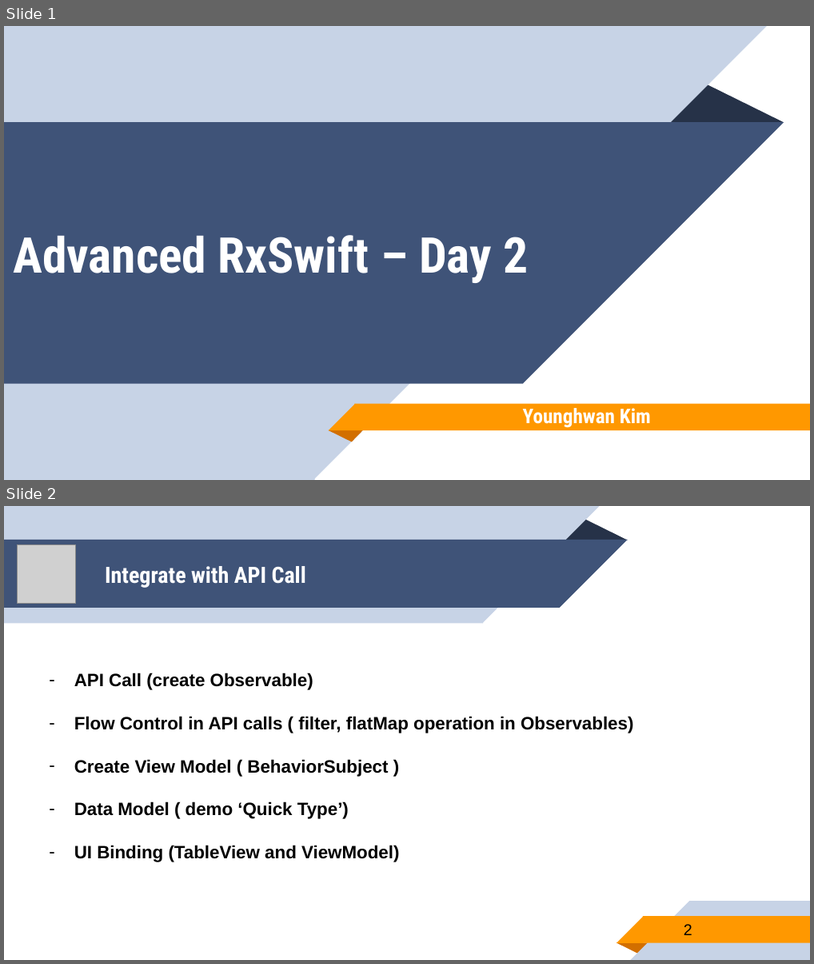
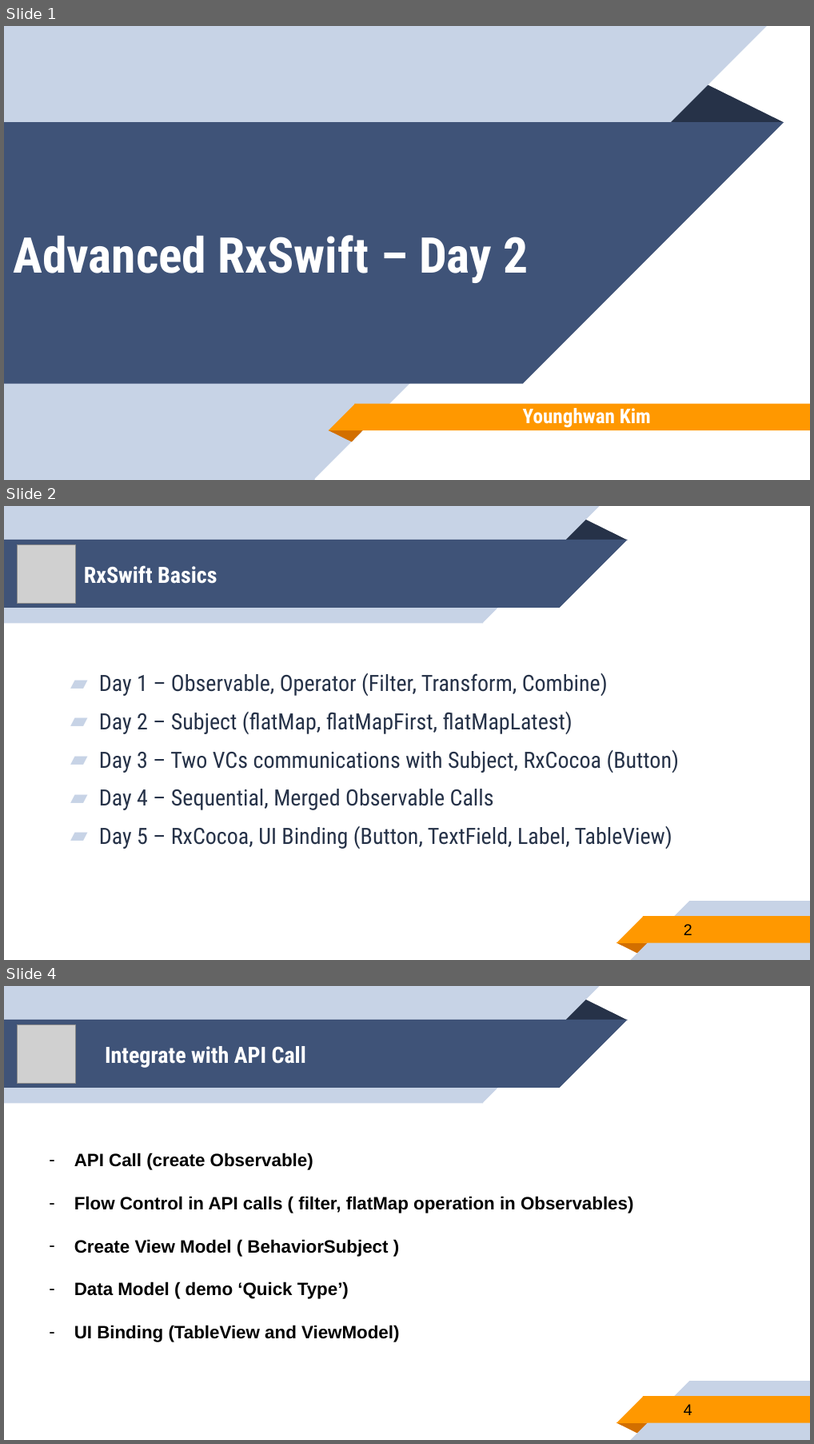
Before and after one commit to younghwankim/RxSwiftClass, a slide deck: AdvancedRxSwift/day2/AdvancedRxSwift2.pptx. Shown one above the other, each under a label of ours: slides 1 and 2 before the commit, slides 1, 2 and 4 after it; the slides between them are not shown. The pictures are 814x964 and 814x1444 pixels, drawn with LibreOffice and Linux fonts; fonts in the diff are those of the drawing; grey boxes stand for pictures. Boxes give left, top, right and bottom in pixels: in the first picture for what was removed or moved away, otherwise in the second. Text is boxed around its words. In the diff, an @@ line names an element or a change of style, - is before the commit and + after.

Commit message:
Advanced RxSwift Day3 - ActivityIndicator

```diff
--- a/AdvancedRxSwift/day2/AdvancedRxSwift2.pptx
+++ b/AdvancedRxSwift/day2/AdvancedRxSwift2.pptx
@@ slide 2 added at bbox=[4, 506, 810, 960], background #FFFFFF; not listed: 10 template elements that a slide beside it also shows @@
@@ picture added at bbox=[18, 544, 77, 604] @@
@@ title added at bbox=[84, 565, 217, 584], 20 pt, text #FFFFFF, bold @@
+RxSwift Basics
@@ text added at bbox=[99, 673, 679, 848], 20 pt, text #263248 @@
+▰ Day 1 – Observable, Operator (Filter, Transform, Combine)
+▰ Day 2 – Subject (flatMap, flatMapFirst, flatMapLatest)
+▰ Day 3 – Two VCs communications with Subject, RxCocoa (Button)
+▰ Day 4 – Sequential, Merged Observable Calls
+▰ Day 5 – RxCocoa, UI Binding (Button, TextField, Label, TableView)
@@ page number added at bbox=[684, 924, 693, 935], 14 pt, text #000000 @@
+2
@@ what was slide 2 is now slide 4 @@
@@ page number at bbox=[684, 1404, 693, 1415]: text changed @@
-2
+4
```
Also in this commit, not shown: 1 other slide added, 33 other files.
